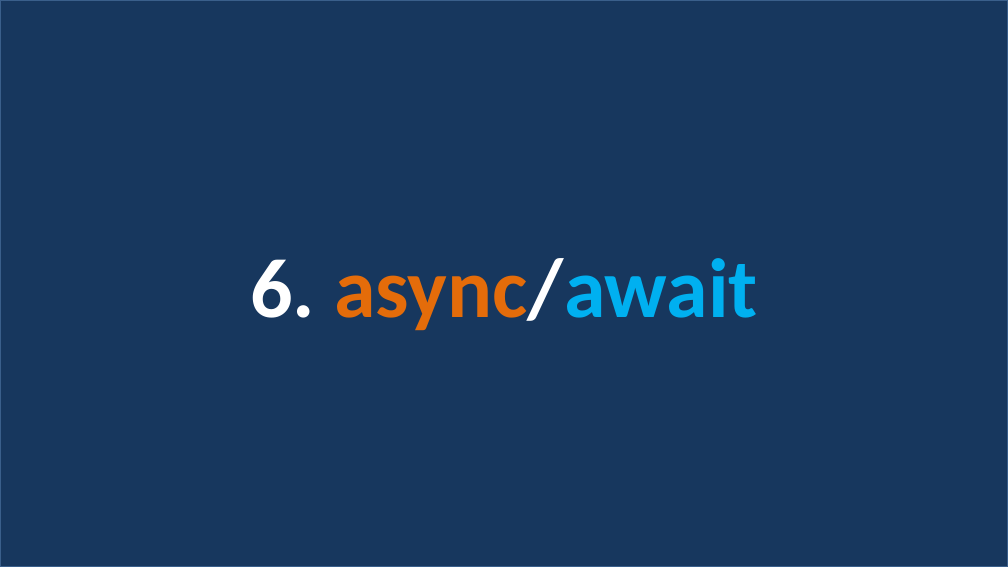
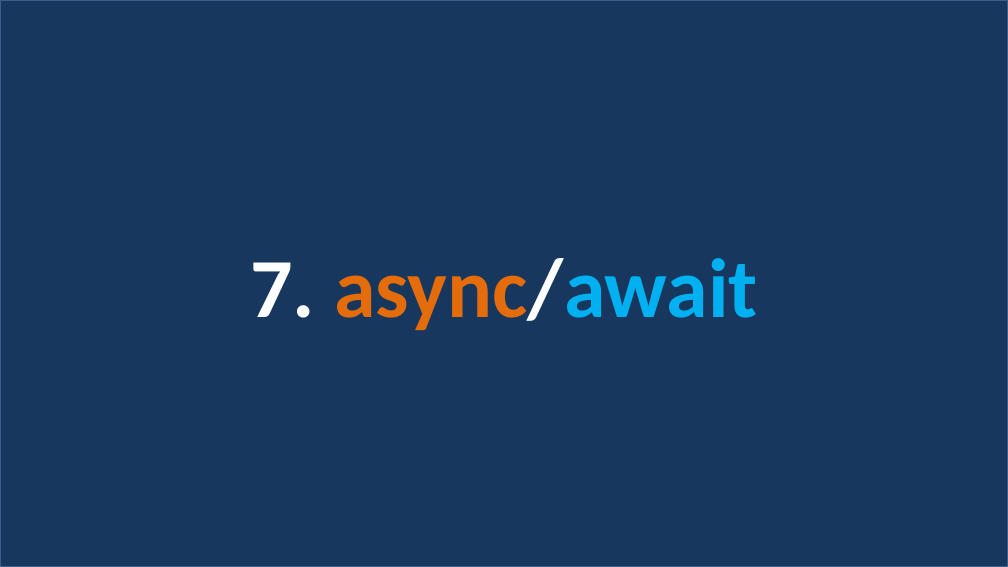
Before and after one commit to js-14-ort-dnipro/lesson02, a slide deck: slide 23 of lesson02.pptx (slide 21 before the commit). Drawn at 1008x567 pixels with LibreOffice and Linux fonts; fonts in the diff are those of the drawing. Boxes give left, top, right and bottom in pixels: in the first picture for what was removed or moved away, otherwise in the second. Text is boxed around its words. In the diff, an @@ line names an element or a change of style, - is before the commit and + after.

```diff
--- a/lesson02.pptx
+++ b/lesson02.pptx
@@ text in rectangle at bbox=[250, 258, 758, 331]: text changed @@
-6. async/await
+7. async/await
```
Also in this commit, not shown: 6 other slides changed, 2 other files.
